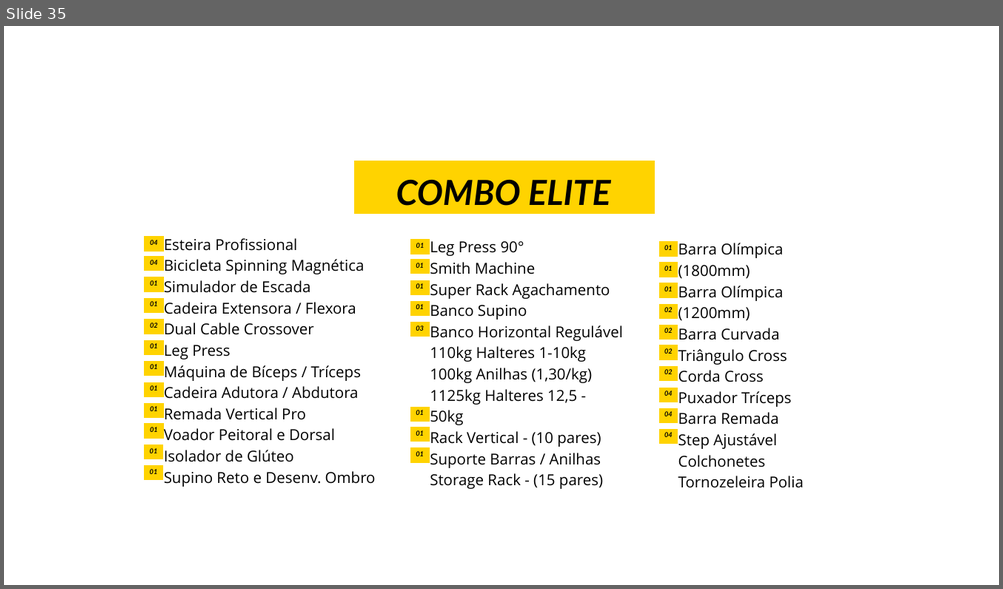
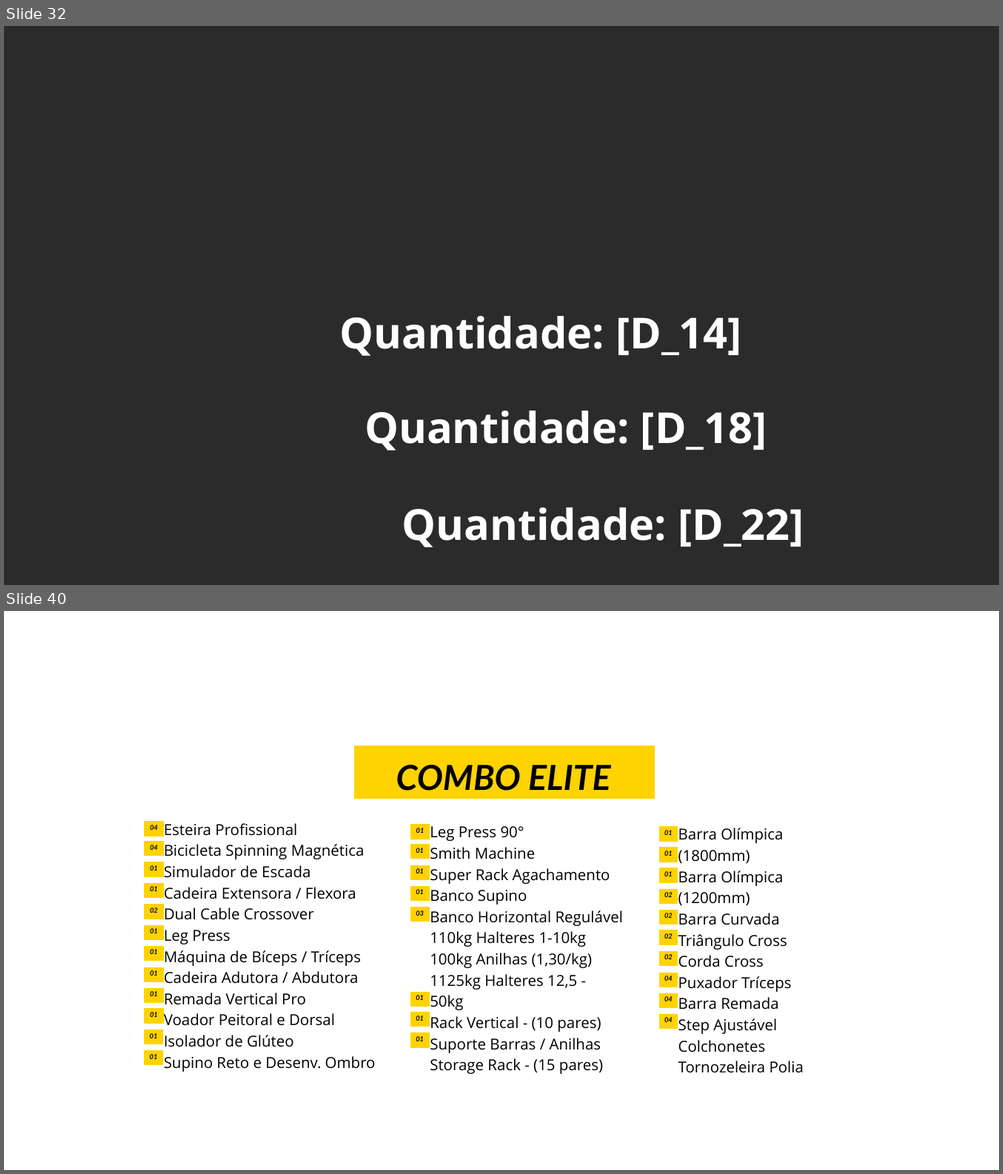
Before and after one commit to agencialumno/Site_duofitness, a slide deck: simulador_duofitness/templates/elite.pptx. Shown one above the other, each under a label of ours: slide 35 before the commit, slides 32 and 40 after it; the slides between them are not shown. The pictures are 1003x589 and 1003x1174 pixels, drawn with LibreOffice and Linux fonts; fonts in the diff are those of the drawing; background and template pictures are left out; a plain dark background stands for a picture behind light text. Boxes give left, top, right and bottom in pixels: in the first picture for what was removed or moved away, otherwise in the second. Text is boxed around its words. In the diff, an @@ line names an element or a change of style, - is before the commit and + after.

Commit message:
placeholders de equipamentos, promoção e recálculo dinâmico de parcela por edição de quantidade

```diff
--- a/simulador_duofitness/templates/elite.pptx
+++ b/simulador_duofitness/templates/elite.pptx
@@ slide 32 added at (4,26,999,585), background picture (left out) @@
@@ text added at (340,316,742,356), 61.9 pt, text #FFFFFF, bold @@
+Quantidade: [D_14]
@@ text added at (364,411,767,451), 61.9 pt, text #FFFFFF, bold @@
+Quantidade: [D_18]
@@ text added at (402,508,804,548), 61.9 pt, text #FFFFFF, bold @@
+Quantidade: [D_22]
@@ what was slide 35 is now slide 40 @@
```
Also in this commit, not shown: 27 other slides added, 23 slides removed, 5 other files.
